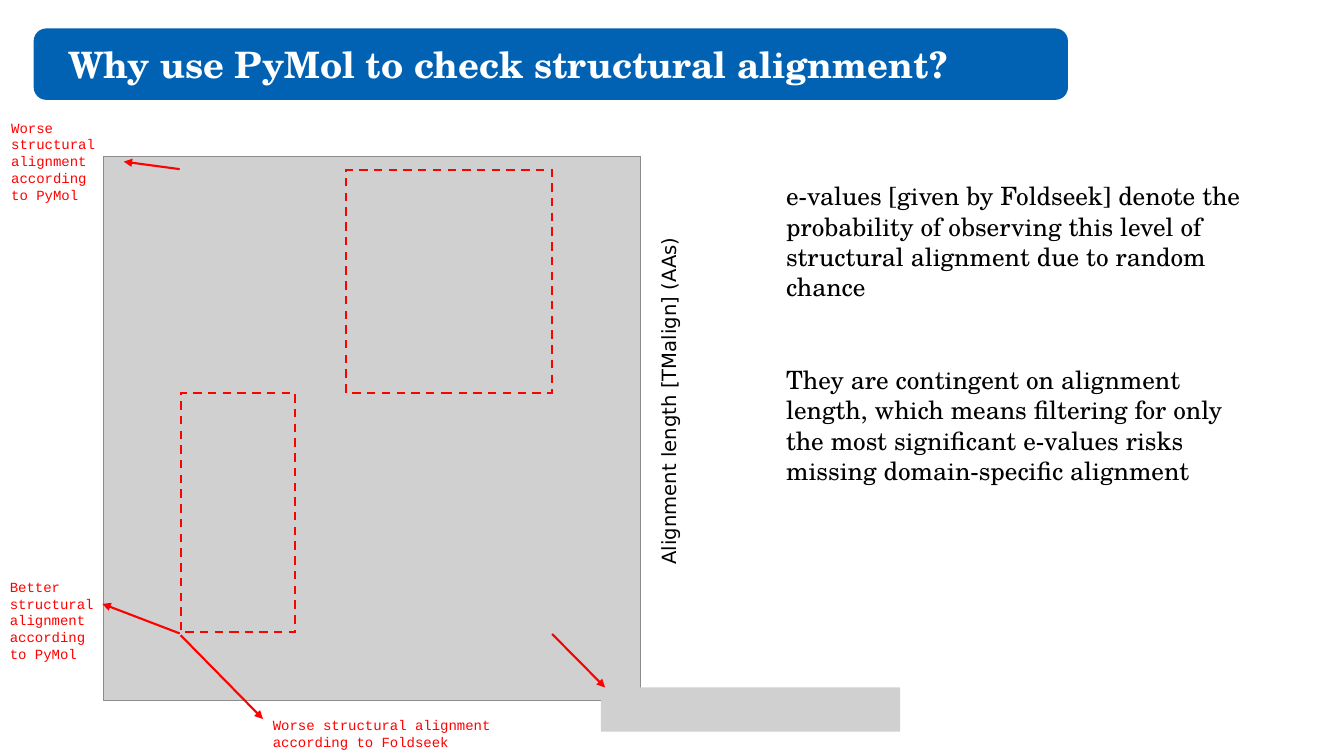
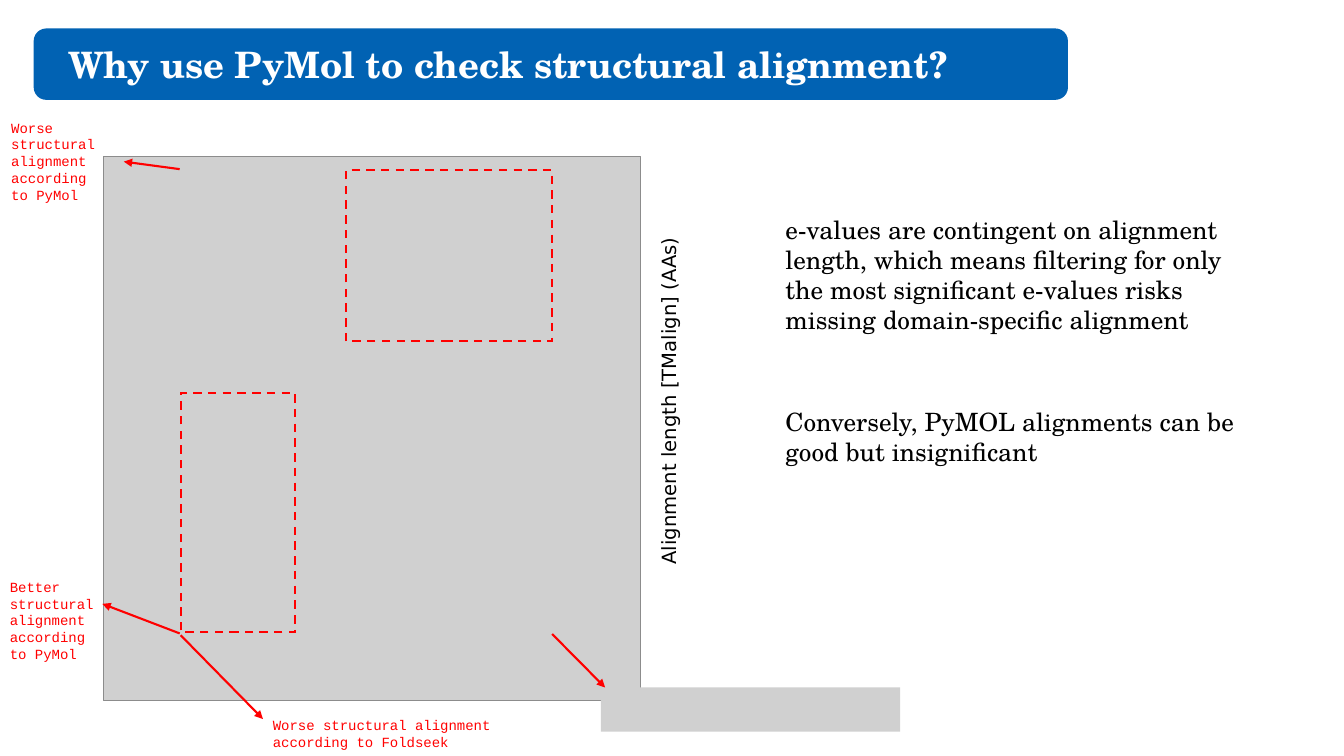
Before and after one commit to juliandeanmoran/BISSH, a slide deck: slide 5 of reports/2026-04-10_projectUpdate_2_jmoran.pptx (slide 4 before the commit). Drawn at 1344x756 pixels with LibreOffice and Linux fonts; fonts in the diff are those of the drawing; grey boxes stand for pictures. Boxes give left, top, right and bottom in pixels: in the first picture for what was removed or moved away, otherwise in the second. Text is boxed around its words. In the diff, an @@ line names an element or a change of style, - is before the commit and + after.

```diff
--- a/reports/2026-04-10_projectUpdate_2_jmoran.pptx
+++ b/reports/2026-04-10_projectUpdate_2_jmoran.pptx
@@ rectangle: place and size @@
-rectangle at [346,170,552,393]
+rectangle at [346,170,552,342]
@@ text removed at [786,186,1240,297] @@
-e-values [given by Foldseek] denote the probability of observing this level of structural alignment due to random chance
@@ text at [785,220,1222,334]: text changed @@
-They are contingent on alignment length, which means filtering for only the most significant e-values risks missing domain-specific alignment
+e-values are contingent on alignment length, which means filtering for only the most significant e-values risks missing domain-specific alignment
@@ text added at [785,412,1234,466], 18 pt, text #000000 @@
+Conversely, PyMOL alignments can be good but insignificant
```
Also in this commit, not shown: 4 other slides changed, 3 slides added, 1 other file.
